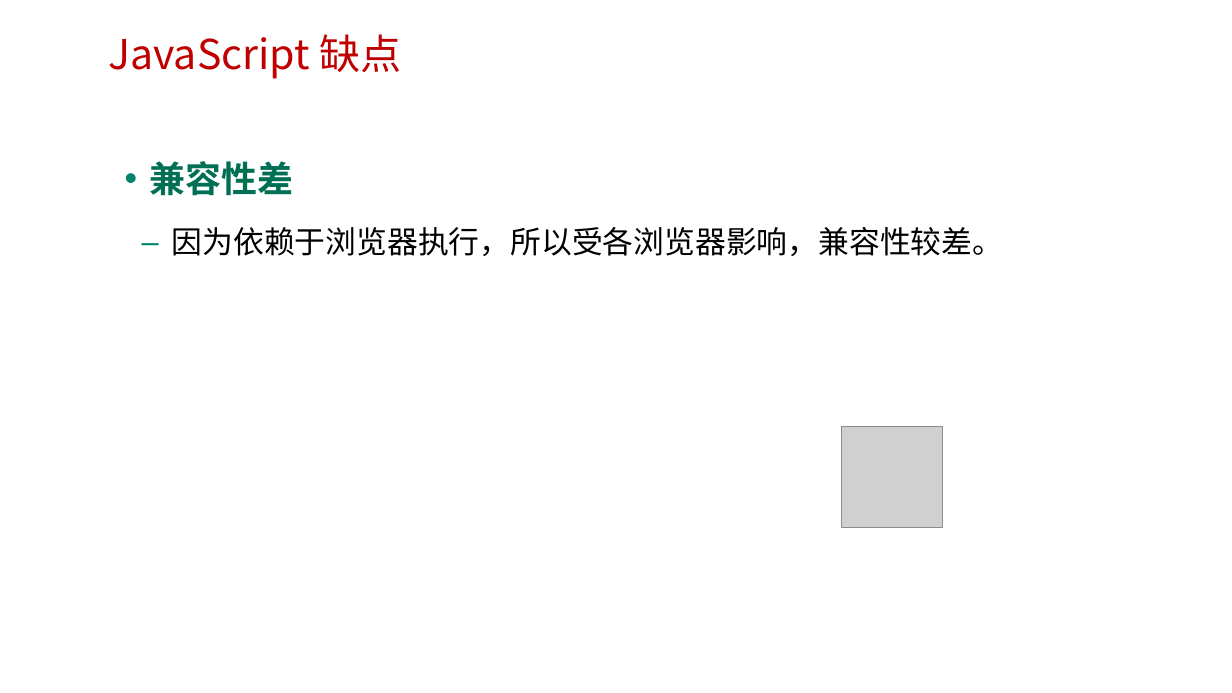
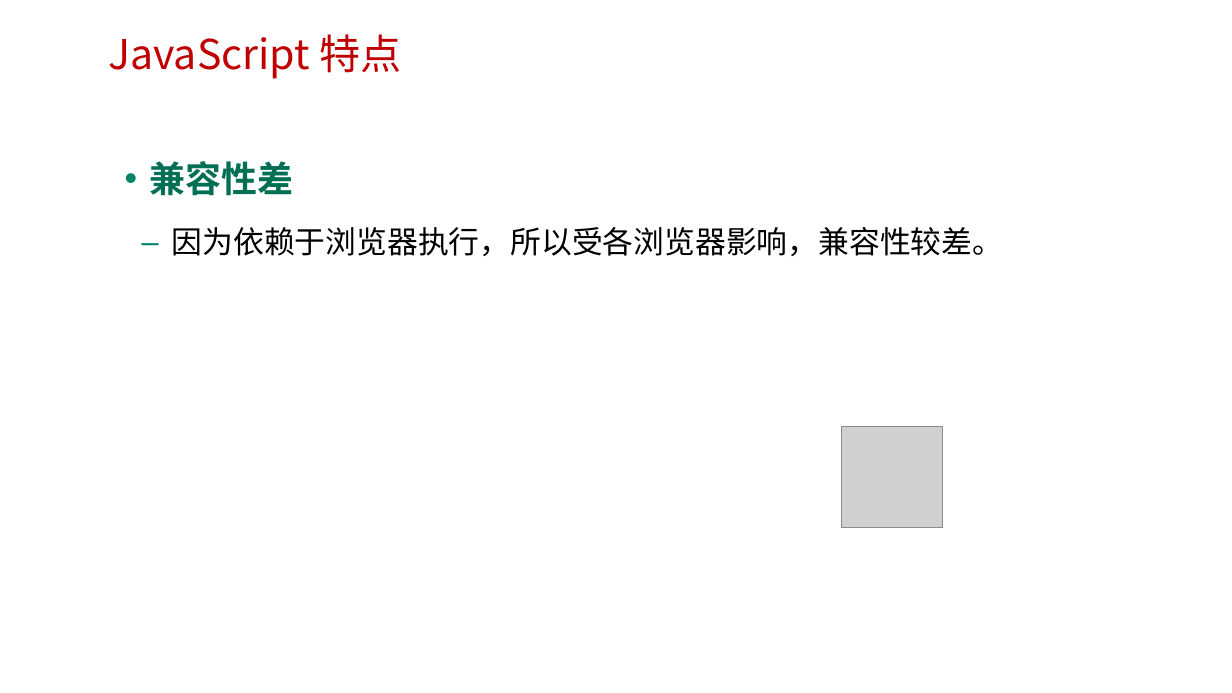
Before and after one commit to edu2act/course-web2, a slide deck: slide 17 of materials/slides/第一章 JavaScript概述.pptx. Drawn at 1232x693 pixels with LibreOffice and Linux fonts; fonts in the diff are those of the drawing; grey boxes stand for pictures; background and template pictures are left out. Boxes give left, top, right and bottom in pixels: in the first picture for what was removed or moved away, otherwise in the second. Text is boxed around its words. In the diff, an @@ line names an element or a change of style, - is before the commit and + after.

```diff
--- a/materials/slides/第一章 JavaScript概述.pptx
+++ b/materials/slides/第一章 JavaScript概述.pptx
@@ text at (x1=108, y1=34, x2=401, y2=79): text changed @@
-JavaScript 缺点
+JavaScript 特点
```
Also in this commit, not shown: 10 other slides changed, 22 other files.
